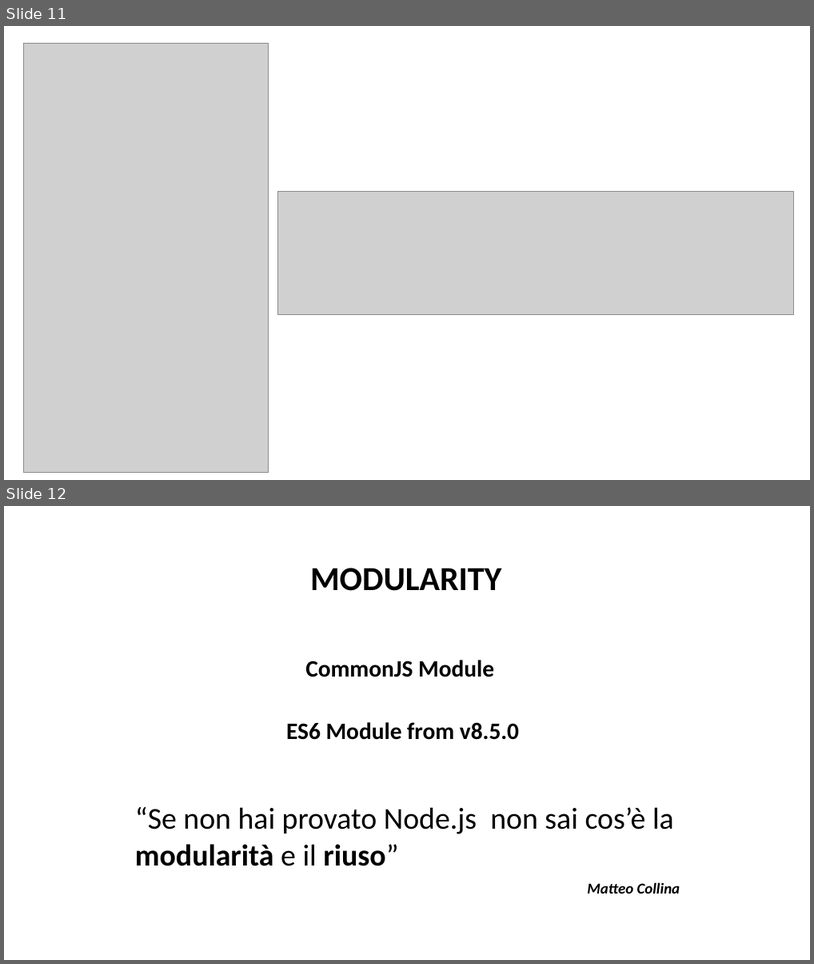
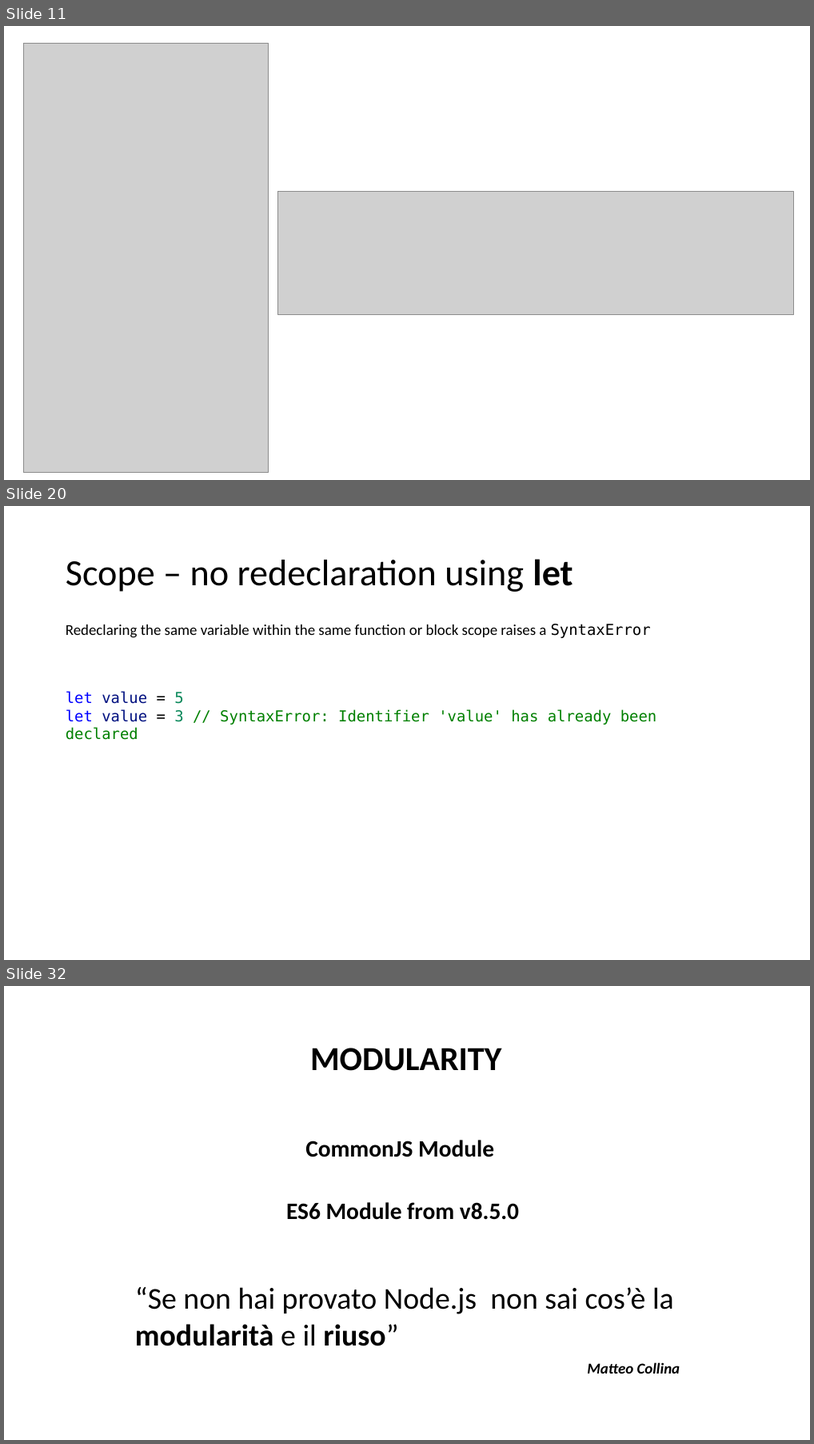
Before and after one commit to NickNaso/nodejs-tsw-2017, a slide deck: slides/nodejs-from-zero-to-hero.pptx. Shown one above the other, each under a label of ours: slides 11 and 12 before the commit, slides 11, 20 and 32 after it; the slides between them are not shown. The pictures are 814x964 and 814x1444 pixels, drawn with LibreOffice and Linux fonts; fonts in the diff are those of the drawing; grey boxes stand for pictures. Boxes give left, top, right and bottom in pixels: in the first picture for what was removed or moved away, otherwise in the second. Text is boxed around its words. In the diff, an @@ line names an element or a change of style, - is before the commit and + after.

```diff
--- a/slides/nodejs-from-zero-to-hero.pptx
+++ b/slides/nodejs-from-zero-to-hero.pptx
@@ slide 20 added at (4, 506, 810, 960), background #FFFFFF @@
@@ title added at (66, 559, 573, 592), 44 pt, text #000000 @@
+Scope – no redeclaration using let
@@ text added at (66, 624, 651, 638), 18 pt, text #000000 @@
+Redeclaring the same variable within the same function or block scope raises a SyntaxError
@@ text added at (66, 691, 658, 740), 18 pt, text #008000 @@
+let value = 5
+let value = 3 // SyntaxError: Identifier 'value' has already been declared
@@ what was slide 12 is now slide 32 @@
```
Also in this commit, not shown: 19 other slides added, 33 other files.
